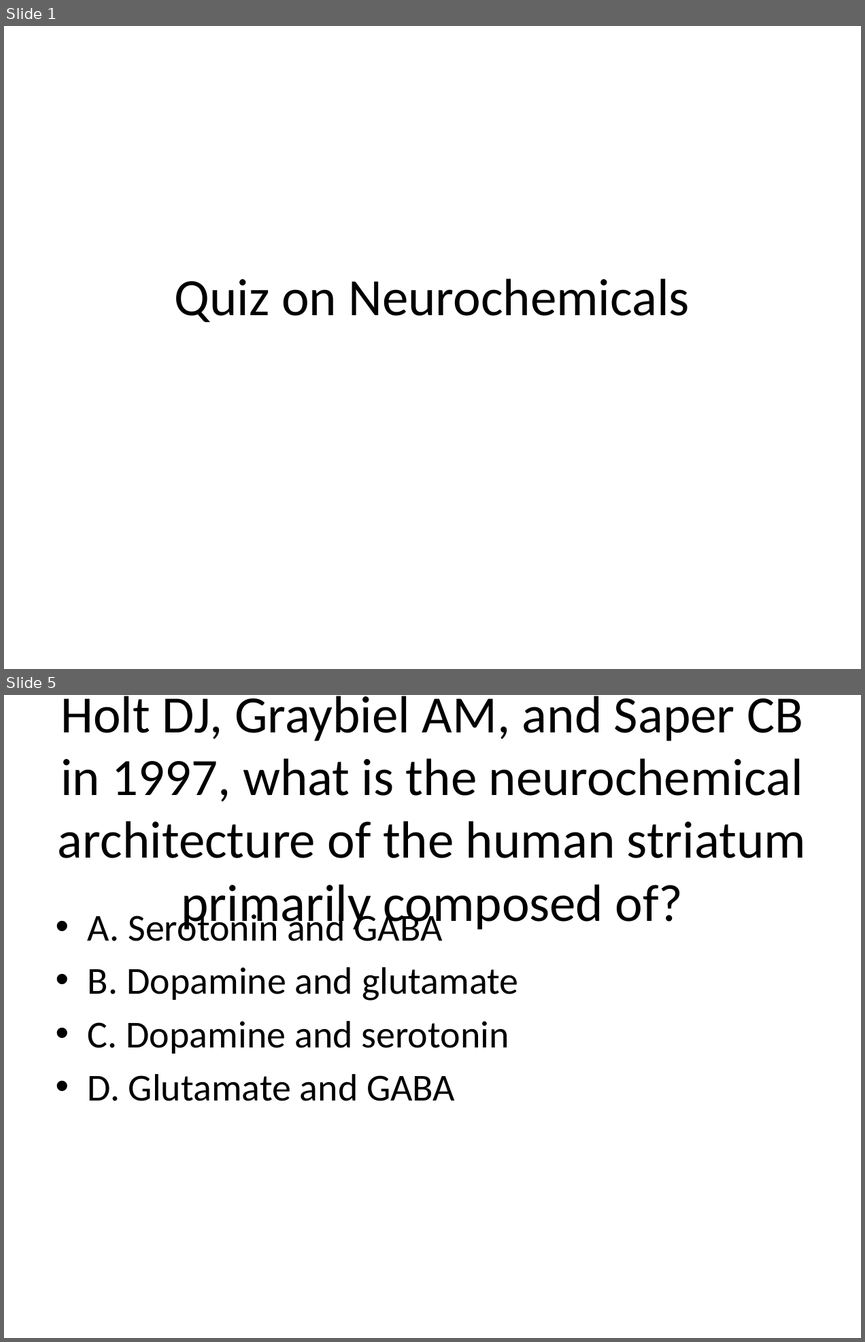
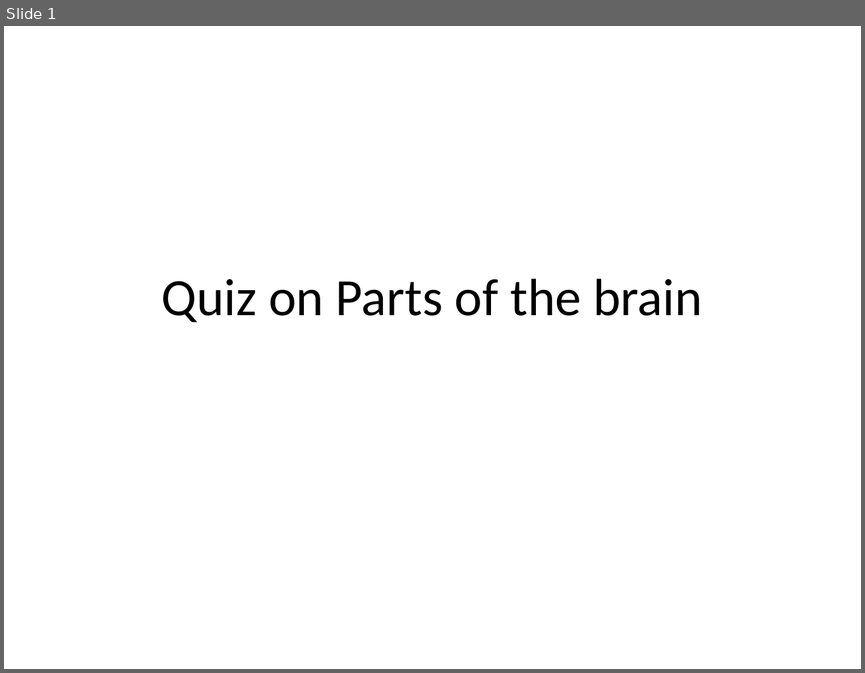
Before and after one commit to possibly-nrs-14/rag-sme, a slide deck: exports/quiz.pptx. Shown one above the other, each under a label of ours: slides 1 and 5 before the commit, slide 1 after it; the slides between them are not shown. The pictures are 865x1342 and 865x673 pixels, drawn with LibreOffice and Linux fonts; fonts in the diff are those of the drawing. Boxes give left, top, right and bottom in pixels: in the first picture for what was removed or moved away, otherwise in the second. Text is boxed around its words. In the diff, an @@ line names an element or a change of style, - is before the commit and + after.

Commit message:
latest quiz exports from demo

```diff
--- a/exports/quiz.pptx
+++ b/exports/quiz.pptx
@@ slide 5 removed at (4, 695, 861, 1338), background #FFFFFF @@
@@ title removed at (58, 696, 806, 933) @@
-Q4: According to the research by Holt DJ, Graybiel AM, and Saper CB in 1997, what is the neurochemical architecture of the human striatum primarily composed of?
@@ text removed at (88, 909, 519, 1101) @@
-• A. Serotonin and GABA
-• B. Dopamine and glutamate
-• C. Dopamine and serotonin
-• D. Glutamate and GABA
@@ slide 1 changed as well @@
@@ title at (162, 278, 702, 322): text changed @@
-Quiz on Neurochemicals
+Quiz on Parts of the brain
```
Also in this commit, not shown: 3 other slides changed, 2 slides added, 3 other slides removed, 9 other files.
